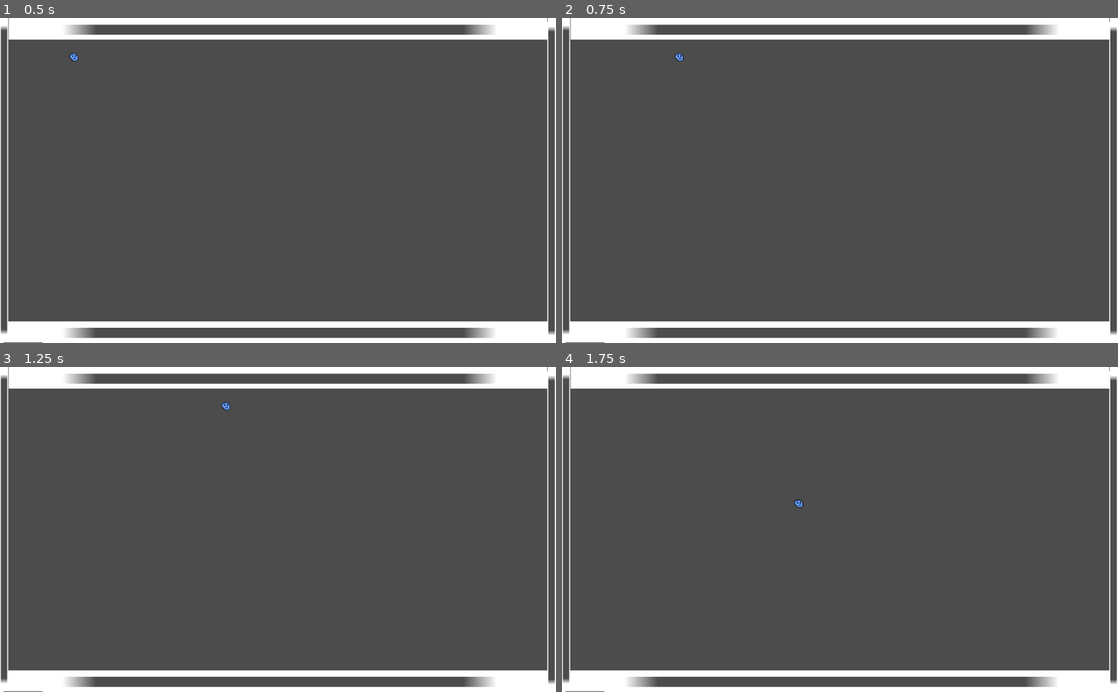
Above: before the commit, frames 1-4 (two rows, left to right).
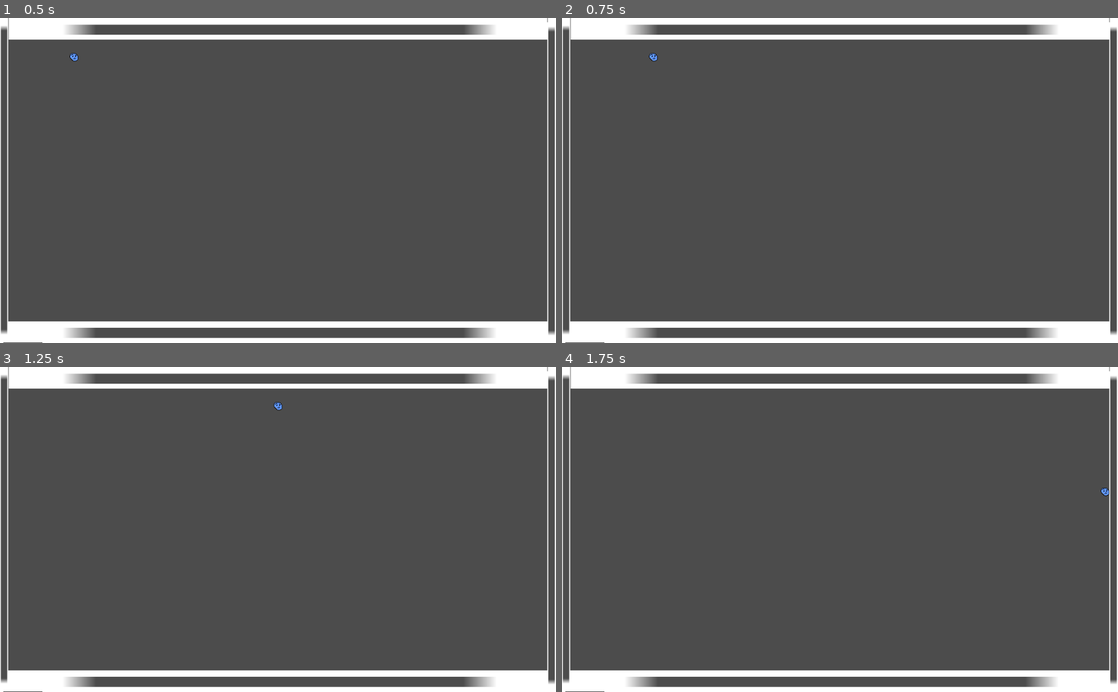
Above: after the commit, the same moments.

Repository: aptlyundecided/LearnGodot
Game: Godot game, scene res://bouny-boy.tscn
The game is run twice, just before and just after one commit, with the same random seed, the same clock (stepped at 60 frames per second) and the same inputs.
Inputs:
- Up to frame 1 (0.5 s): no input
- Up to frame 2 (0.75 s): tap Enter at 0.5 s; hold Right (right) from 0.53 s (still down)
- Up to frame 3 (1.25 s): keep holding Right (right)
- Up to frame 4 (1.75 s): tap Space at 1.25 s; release Right (right) at 1.28 s; hold Down (down) from 1.28 s (still down)

Frame 1 is identical in both runs. In frame 2, less than 0.1% of the frame differs, in the area x 15-22%, y 10-14%; in frame 3, less than 0.1%; in frame 4, less than 0.1%.

Commit message:
:art: upgrading accel and decel capabilities

Diff:
--- a/KinematicBody2D.gd
+++ b/KinematicBody2D.gd
@@ -1,28 +1,47 @@
 extends KinematicBody2D
 
-# This thing is the primary speed element.
-export (int) var speed = 400
 
-# Todo: Understand what Vector2() does
-var velocity = Vector2()
+# --> MOTION Control Variables
+var MAX_SPEED = 2500
+var ACCELERATION = 1500
+var DECELERATION = 3000
+# TODO: Understand what Vector2() does
+var motion = Vector2()
 
-# This reads our inputs, and assigns a 'weight' to one of the axes directions.
-func get_input():
-    velocity = Vector2()
-    if Input.is_action_pressed('right'):
-        velocity.x += 1
-    if Input.is_action_pressed('left'):
-        velocity.x -= 1
-    if Input.is_action_pressed('down'):
-        velocity.y += 1
-    if Input.is_action_pressed('up'):
-        velocity.y -= 1
-	# TODO: What does normalized() do?
-    velocity = velocity.normalized() * speed
 
-# This fucking thing is never called, and then move and slide is just in here doing
-# whatever in the fuck it wants.  I don't Understand.
+# This is synced to the physics process of GODOT.  It's run each time there is
+# an update to the physics of the... scene...world.. oh boy
 func _physics_process(delta):
-    get_input()
-    velocity = move_and_slide(velocity)
-    print(velocity)
+	# Find the axis of motion.
+	var axis = get_input_axis()
+
+	# If inputs are inactive, apply stopping force, else apply movement force.
+	if axis == Vector2.ZERO:
+		apply_friction(DECELERATION * delta)
+	else:
+		apply_force(axis * ACCELERATION * delta)
+
+	# Apply the motion effect to the avatar.
+	motion = move_and_slide(motion)
+
+
+# Determine which way the user is trying to move the avatar.
+func get_input_axis():
+	var axis = Vector2.ZERO
+	axis.x = int(Input.is_action_pressed('right')) - int(Input.is_action_pressed('left'))
+	axis.y = int(Input.is_action_pressed('down')) - int(Input.is_action_pressed('up'))
+	return axis.normalized()
+
+
+# Apply a stopping force with friction to the avatar.
+func apply_friction(amount):
+	if motion.length() > amount:
+		motion -= (motion.normalized() * amount)
+	else:
+		motion = Vector2.ZERO
+
+
+# Apply vector force to this little guy in some direction.
+func apply_force(acceleration):
+	motion += acceleration
+	motion = motion.clamped(MAX_SPEED)
--- a/bouny-boy.tscn
+++ b/bouny-boy.tscn
@@ -22,6 +22,7 @@
 polygon = PoolVector2Array( -5.08888, 1.54091, -6.76315, 2.88455, -1.09506, 7.5135, 3.62836, 7.70244, 7.87943, 4.77392, 7.87943, -1.93333, 2.68369, -6.46781, -4.30698, -6.46781, -7.32996, -2.78355, -7.42444, 0.617317, -6.95209, 2.60115 )
 
 [node name="LeftWall" type="StaticBody2D" parent="."]
+editor/display_folded = true
 
 [node name="CollisionPolygon2D" type="CollisionPolygon2D" parent="LeftWall"]
 position = Vector2( -200.968, -728.189 )
@@ -35,6 +36,7 @@
 polygon = PoolVector2Array( 0, 0, 16, 0, 15.8061, 64.0926, 0.186001, 64.1434 )
 
 [node name="RightWall" type="StaticBody2D" parent="."]
+editor/display_folded = true
 position = Vector2( 1008.51, -1.08102 )
 
 [node name="CollisionPolygon2D" type="CollisionPolygon2D" parent="RightWall"]
@@ -48,6 +50,7 @@
 polygon = PoolVector2Array( 0.636902, -0.149271, 15.9401, -0.149271, 16, 64, 0, 64 )
 
 [node name="BottomWall" type="StaticBody2D" parent="."]
+editor/display_folded = true
 position = Vector2( 682.826, -21.1232 )
 
 [node name="bounce-wall2" type="Polygon2D" parent="BottomWall"]
@@ -60,6 +63,7 @@
 polygon = PoolVector2Array( -667.501, 581.332, -667.659, 620.619, 324.813, 620.922, 324.813, 580.688 )
 
 [node name="BottomWall2" type="StaticBody2D" parent="."]
+editor/display_folded = true
 position = Vector2( 683.188, -580.678 )
 
 [node name="bounce-wall2" type="Polygon2D" parent="BottomWall2"]
